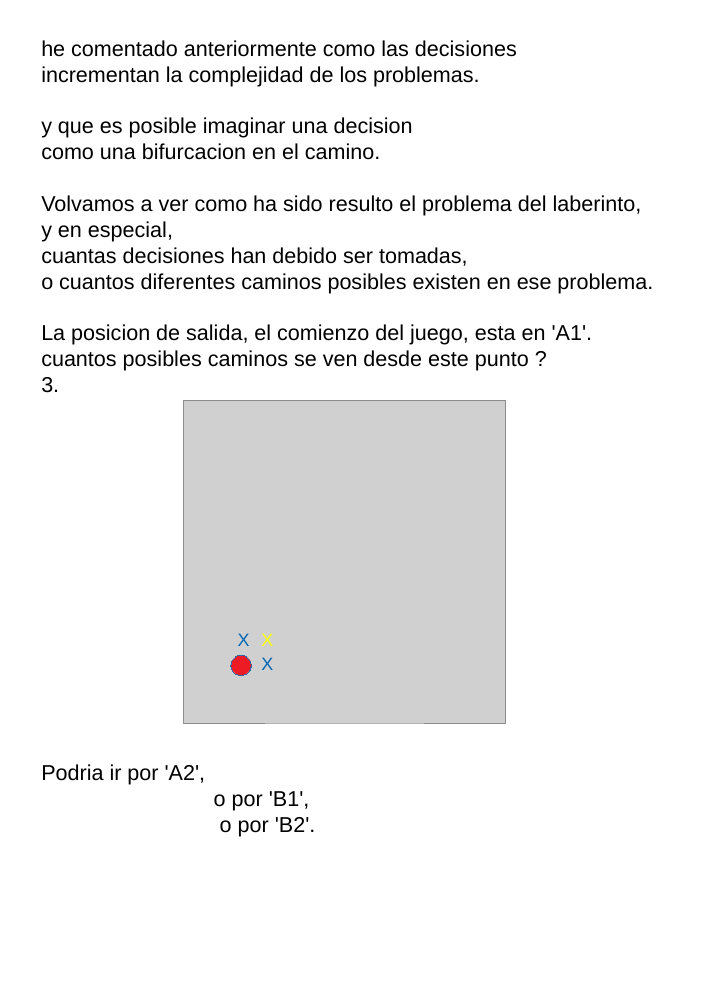
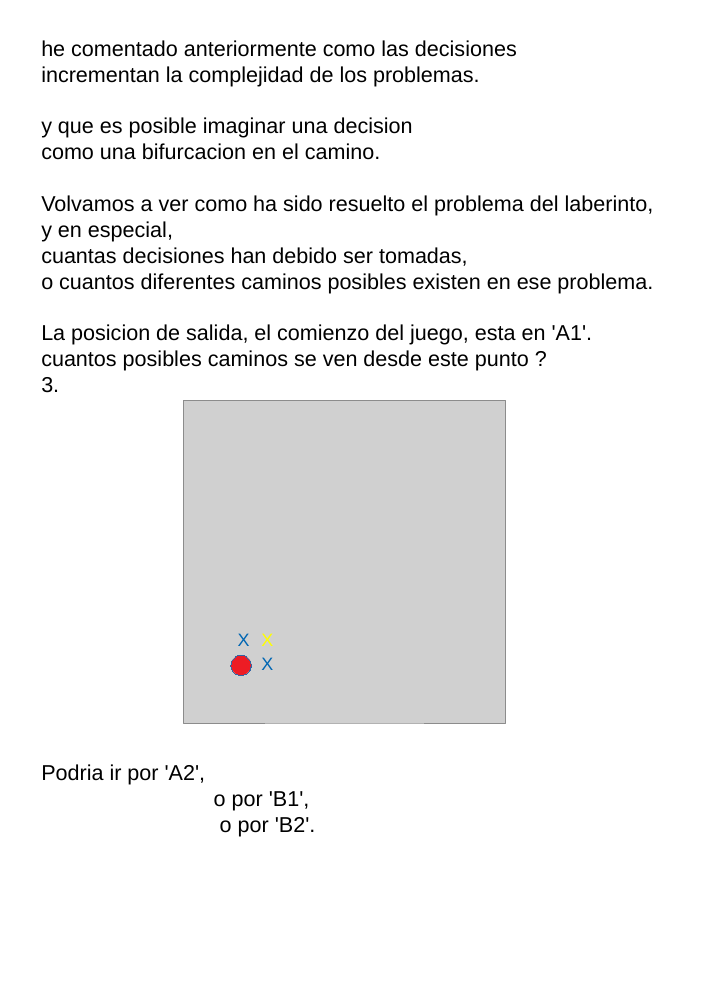
Before and after one commit to fabhrius/La-Cosa, a slide deck: slide 3 of capitulos/Potencia del sistema/Potencia del sistema.odp. Drawn at 713x1008 pixels with LibreOffice and Linux fonts; fonts in the diff are those of the drawing; grey boxes stand for pictures. Boxes give left, top, right and bottom in pixels: in the first picture for what was removed or moved away, otherwise in the second. Text is boxed around its words. In the diff, an @@ line names an element or a change of style, - is before the commit and + after.

```diff
--- a/capitulos/Potencia del sistema/Potencia del sistema.odp
+++ b/capitulos/Potencia del sistema/Potencia del sistema.odp
@@ text at <box>41,195,654,216</box>: text changed @@
-Volvamos a ver como ha sido resulto el problema del laberinto,
+Volvamos a ver como ha sido resuelto el problema del laberinto,
```
Also in this commit, not shown: 3 other slides changed, 2 slides added, 1 other file.
